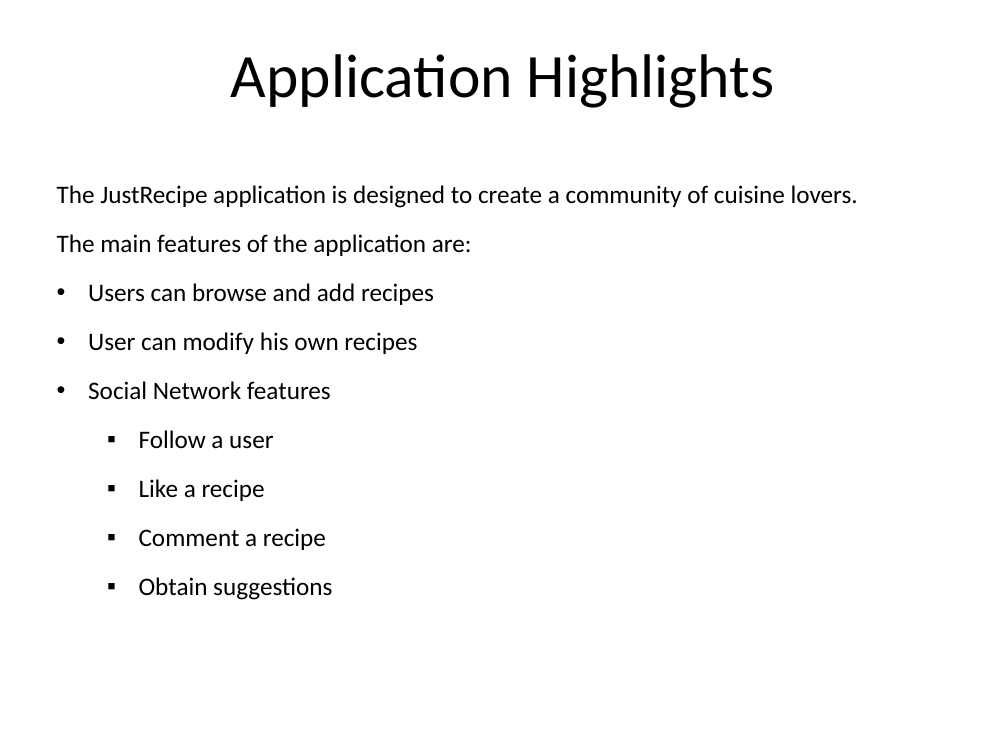
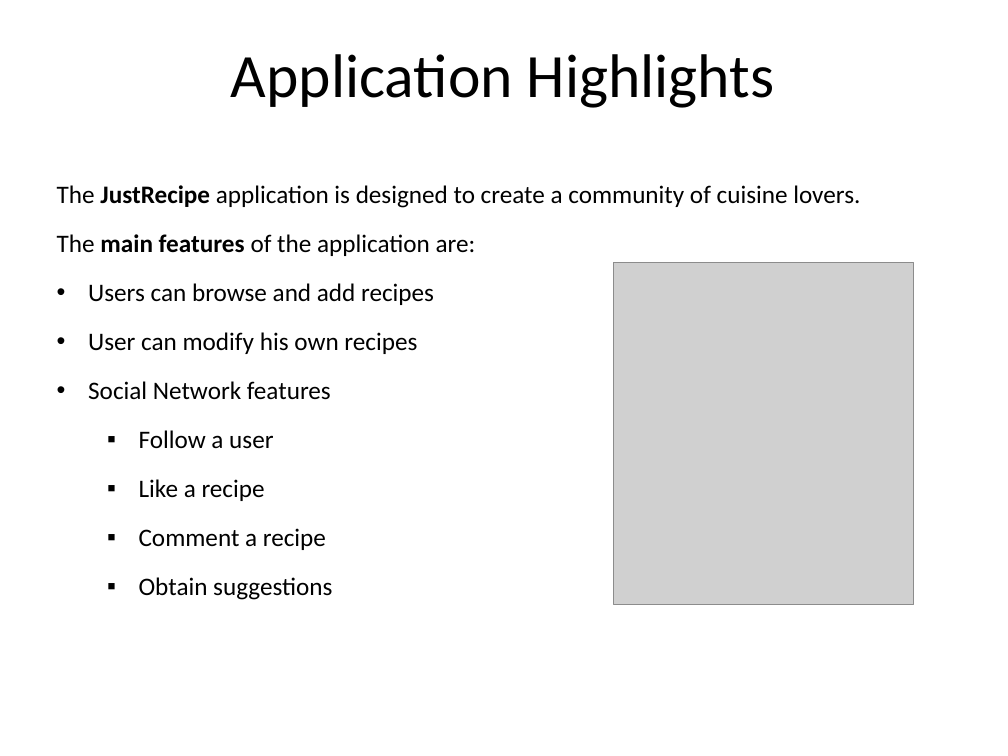
Before and after one commit to fraie98/JustRecipe, a slide deck: slide 2 of Documents/JustRecipe Presentation.pptx. Drawn at 1008x756 pixels with LibreOffice and Linux fonts; fonts in the diff are those of the drawing; grey boxes stand for pictures; background and template pictures are left out. Boxes give left, top, right and bottom in pixels: in the first picture for what was removed or moved away, otherwise in the second. Text is boxed around its words. In the diff, an @@ line names an element or a change of style, - is before the commit and + after.

```diff
--- a/Documents/JustRecipe Presentation.pptx
+++ b/Documents/JustRecipe Presentation.pptx
@@ text at bbox=[57, 185, 860, 256]: bold on in "JustRecipe", "main features" @@
@@ picture added at bbox=[614, 262, 913, 605] @@
```
Also in this commit, not shown: 3 other slides changed, 3 other files.
